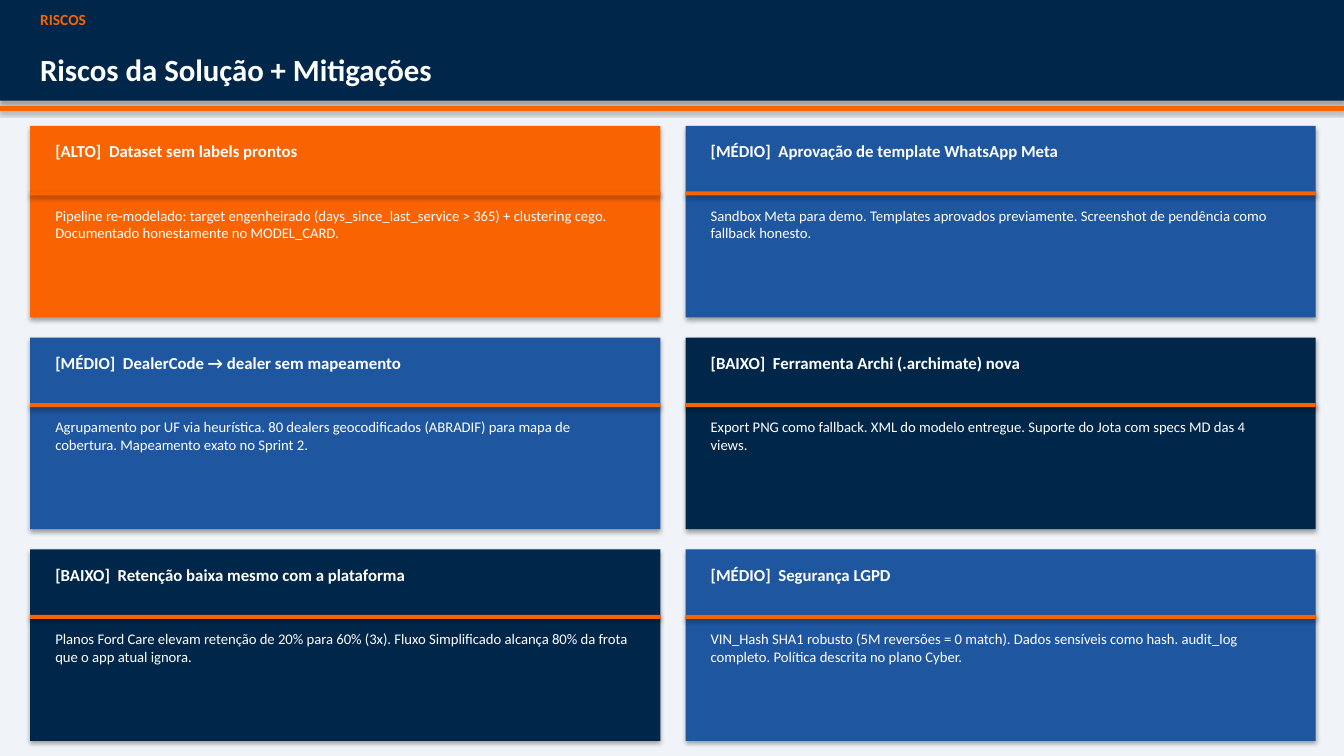
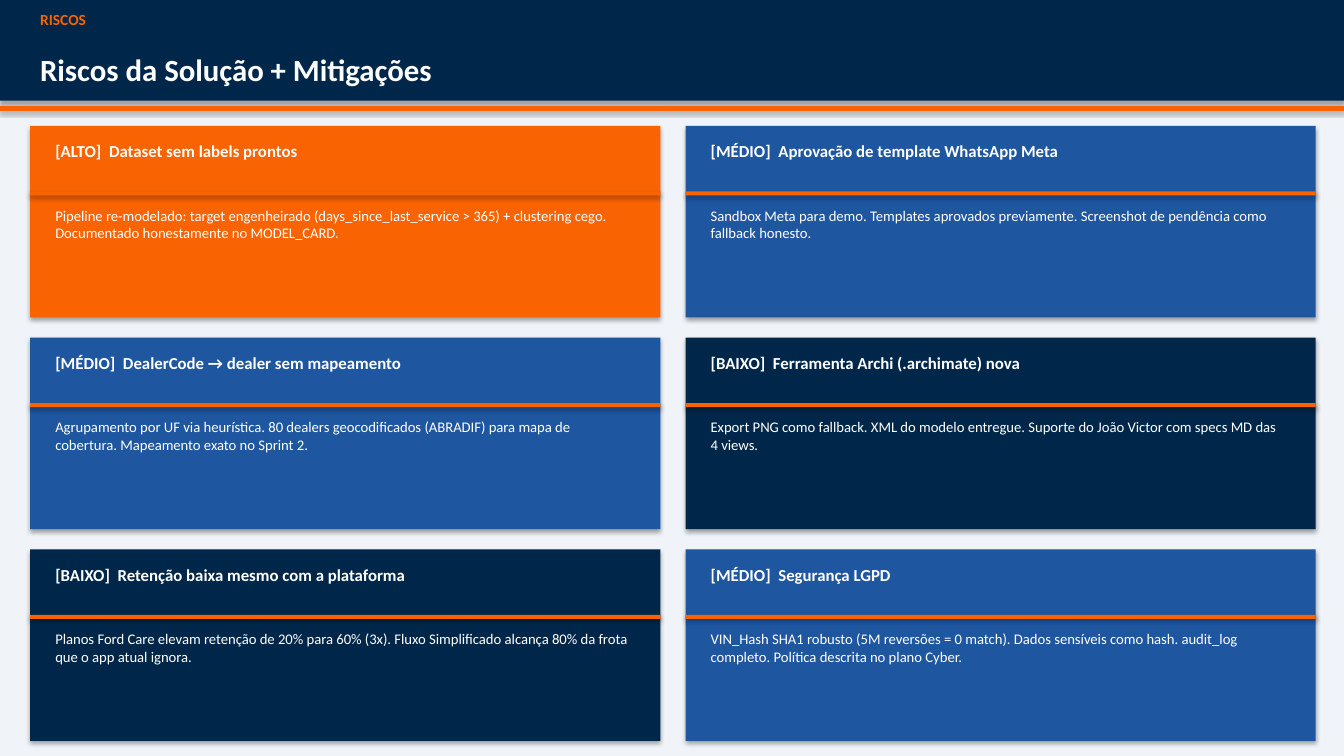
Before and after one commit to fwd-ford/forward-docs, a slide deck: slide 10 of academic/pitch/PITCH.pptx. Drawn at 1344x756 pixels with LibreOffice and Linux fonts; fonts in the diff are those of the drawing. Boxes give left, top, right and bottom in pixels: in the first picture for what was removed or moved away, otherwise in the second. Text is boxed around its words. In the diff, an @@ line names an element or a change of style, - is before the commit and + after.

```diff
--- a/academic/pitch/PITCH.pptx
+++ b/academic/pitch/PITCH.pptx
@@ text at [711,421,1276,450]: text changed @@
-Export PNG como fallback. XML do modelo entregue. Suporte do Jota com specs MD das 4 views.
+Export PNG como fallback. XML do modelo entregue. Suporte do João Victor com specs MD das 4 views.
```
Also in this commit, not shown: 3 other slides changed, 3 slides added, 2 slides removed, 4 other files.
